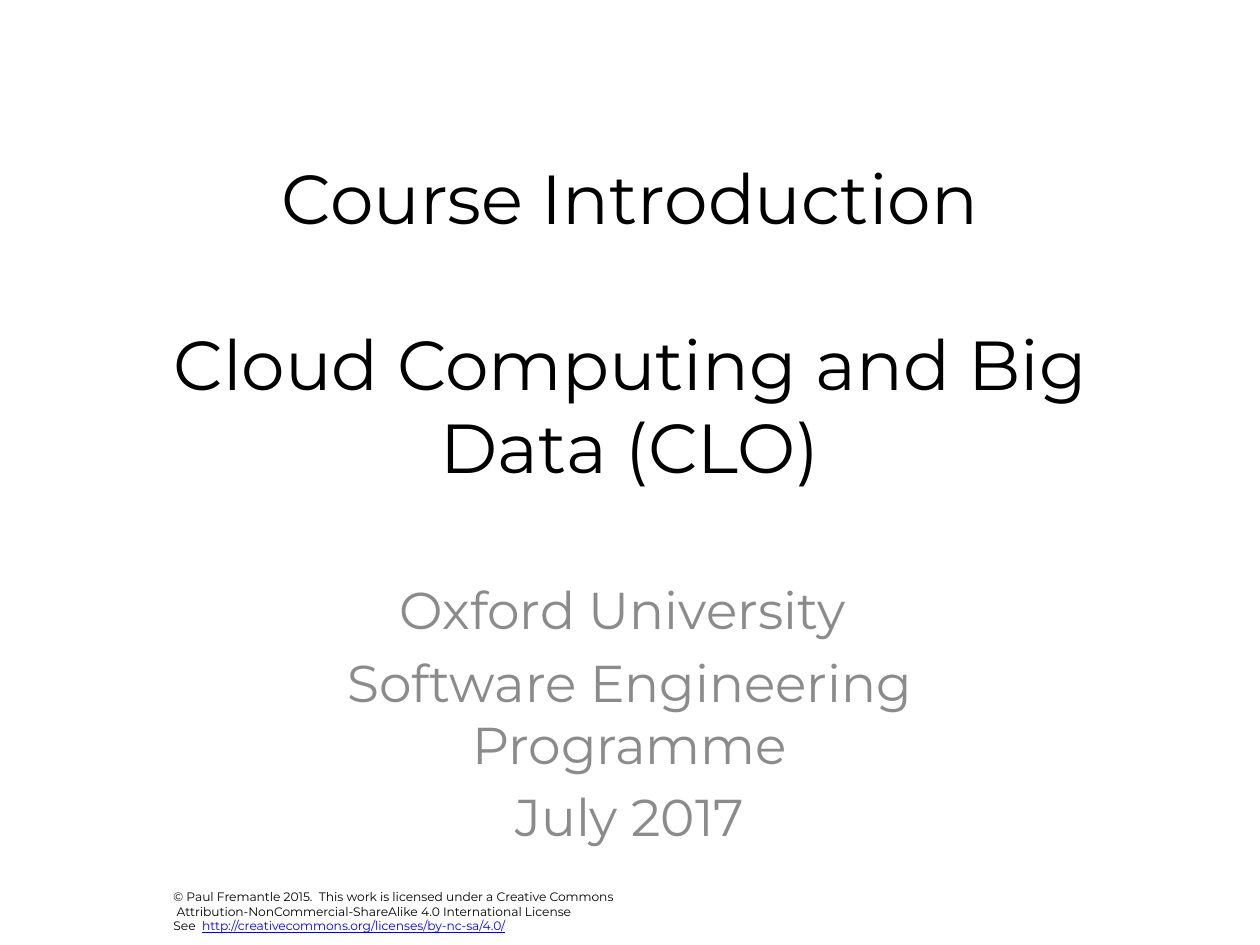
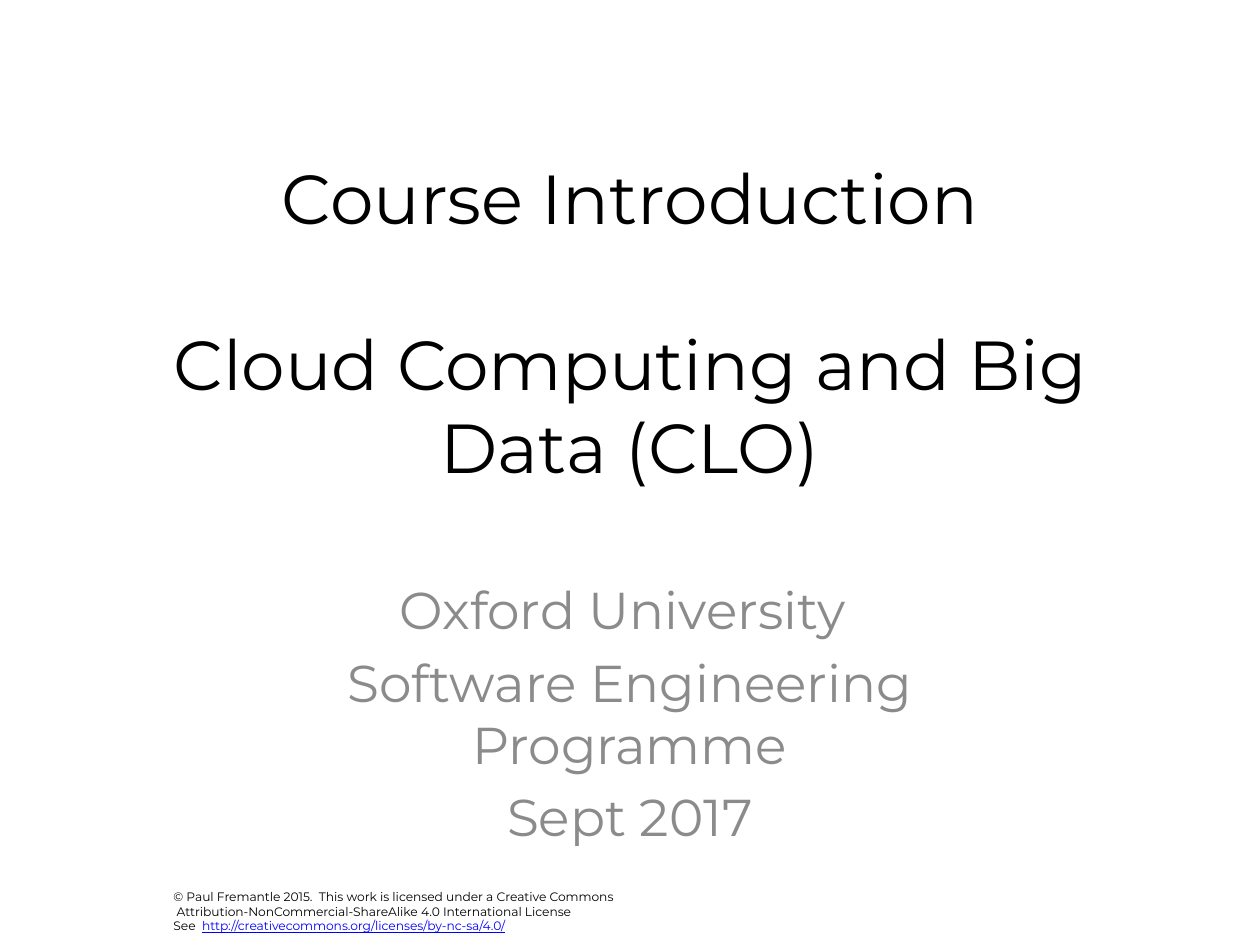
Before and after one commit to pzfreo/ox-clo, a slide deck: slide 1 of pres-source/00-intro.pptx. Drawn at 1260x945 pixels with LibreOffice and Linux fonts; fonts in the diff are those of the drawing; background and template pictures are left out. Boxes give left, top, right and bottom in pixels: in the first picture for what was removed or moved away, otherwise in the second. Text is boxed around its words. In the diff, an @@ line names an element or a change of style, - is before the commit and + after.

Commit message:
pres sept

```diff
--- a/pres-source/00-intro.pptx
+++ b/pres-source/00-intro.pptx
@@ subtitle at (x1=507, y1=799, x2=753, y2=846): text changed @@
-July 2017
+Sept 2017
```
Also in this commit, not shown: 1 other slide changed, 44 other files.
